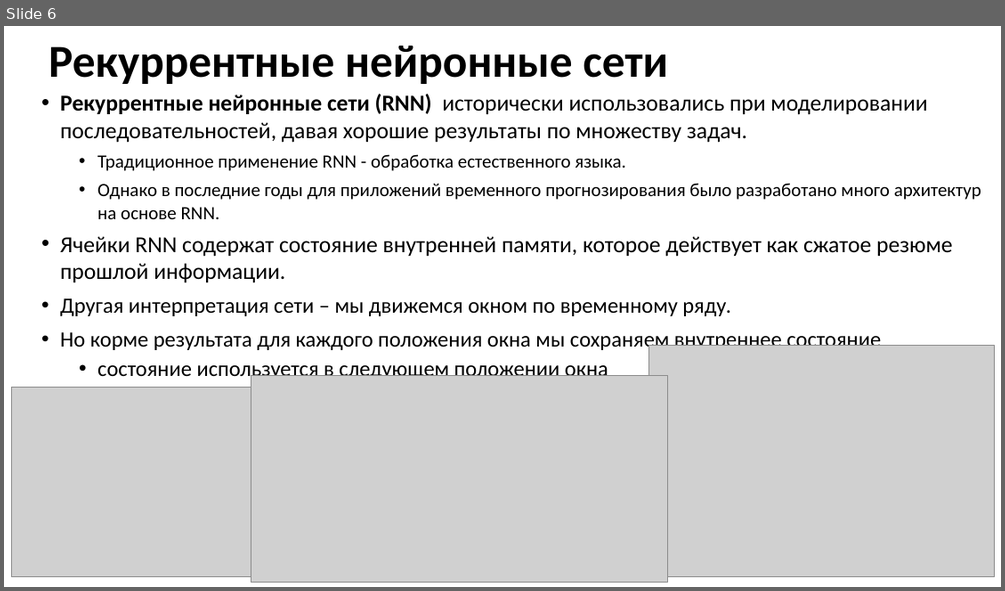
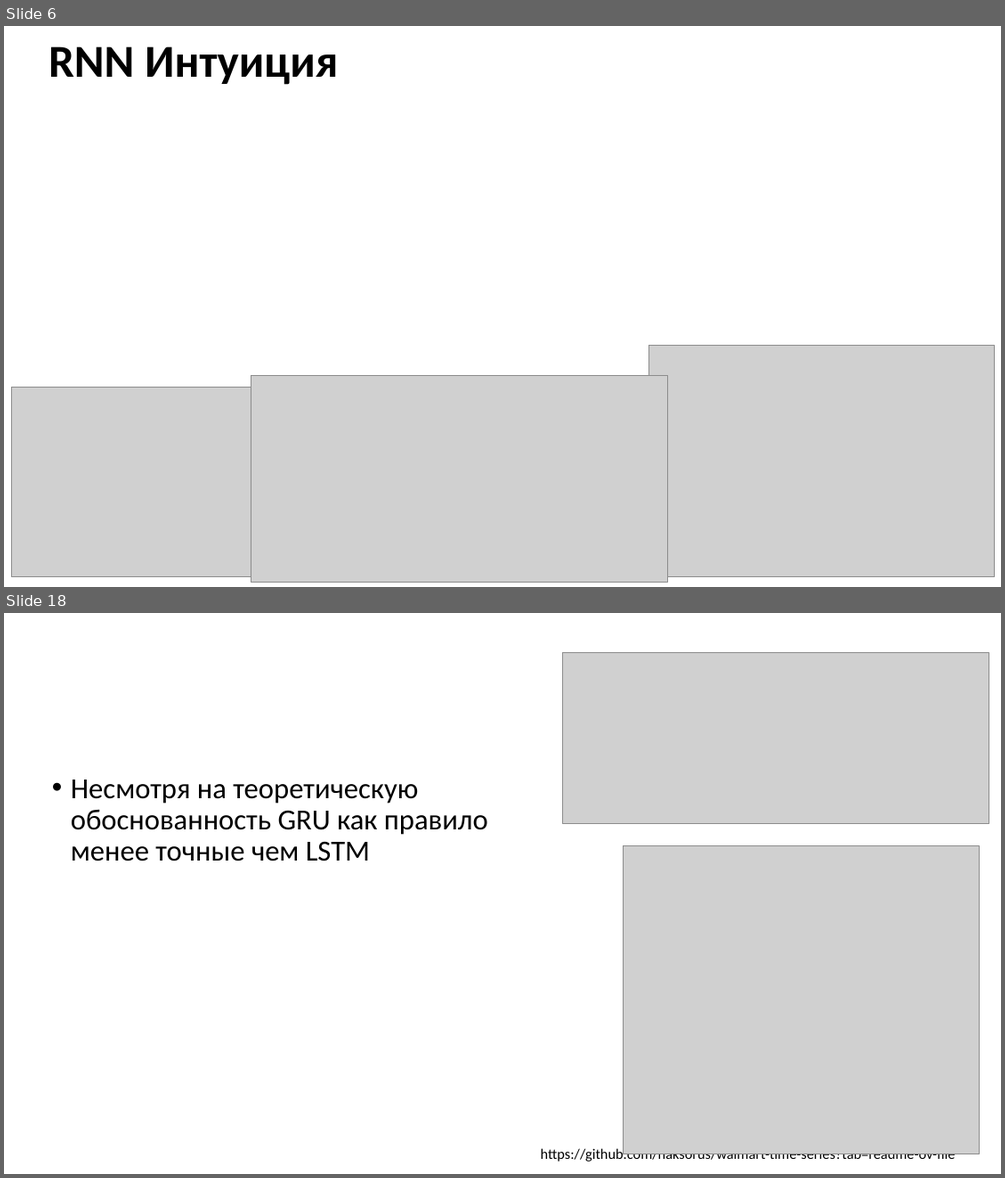
Before and after one commit to MVRonkin/TimeSeriesCourse, a slide deck: 2025/LEC/07-2 RNN.pptx. Shown one above the other, each under a label of ours: slide 6 before the commit, slides 6 and 18 after it; the slides between them are not shown. The pictures are 1005x591 and 1005x1178 pixels, drawn with LibreOffice and Linux fonts; fonts in the diff are those of the drawing; grey boxes stand for pictures. Boxes give left, top, right and bottom in pixels: in the first picture for what was removed or moved away, otherwise in the second. Text is boxed around its words. In the diff, an @@ line names an element or a change of style, - is before the commit and + after.

```diff
--- a/2025/LEC/07-2 RNN.pptx
+++ b/2025/LEC/07-2 RNN.pptx
@@ slide 18 added at [4, 613, 1001, 1174], background #FFFFFF @@
@@ picture added at [563, 652, 989, 823] @@
@@ text added at [71, 779, 488, 861], 28 pt, text #000000 @@
+• Несмотря на теоретическую обоснованность GRU как правило менее точные чем LSTM
@@ picture added at [623, 846, 979, 1154] @@
@@ text added at [541, 1147, 955, 1163], 14 pt, text #000000 @@
+https://github.com/haksorus/walmart-time-series?tab=readme-ov-file
@@ slide 6 changed as well @@
@@ title at [48, 46, 338, 85]: text changed @@
-Рекуррентные нейронные сети
+RNN Интуиция
@@ text removed at [60, 94, 981, 381] @@
-• Рекуррентные нейронные сети (RNN) исторически использовались при моделировании последовательностей, давая хорошие результаты по множеству задач.
-  • Традиционное применение RNN - обработка естественного языка.
-  • Однако в последние годы для приложений временного прогнозирования было разработано много архитектур на основе RNN.
-• Ячейки RNN содержат состояние внутренней памяти, которое действует как сжатое резюме прошлой информации.
-• Другая интерпретация сети – мы движемся окном по временному ряду.
-• Но корме результата для каждого положения окна мы сохраняем внутреннее состояние
-  • состояние используется в следующем положении окна
```
Also in this commit, not shown: 12 other slides added, 85 slides removed.
